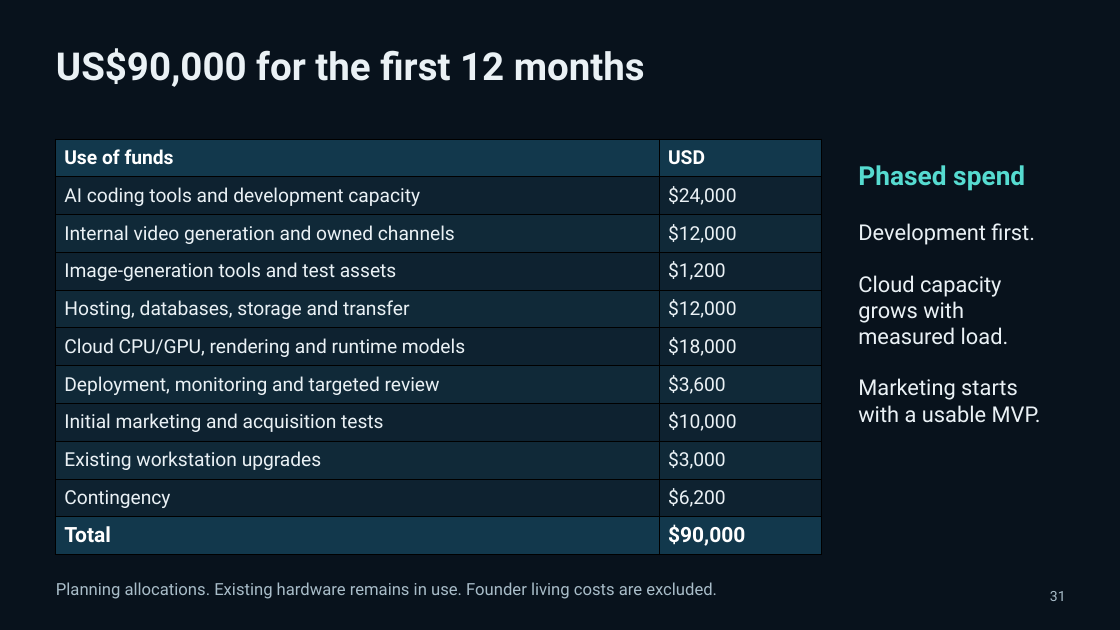
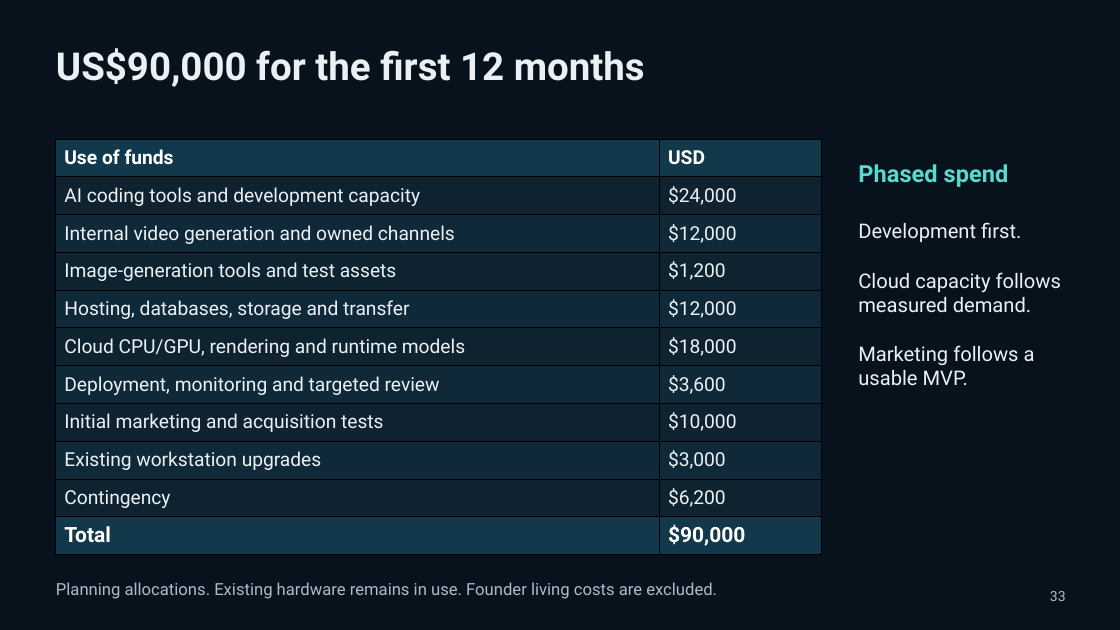
Before and after one commit to pavlichuckcrypt-maker/Vantemio, a slide deck: slide 33 of docs/pitch/Vantemio_Presentation_2026-10-05.pptx (slide 31 before the commit). Drawn at 1120x630 pixels with LibreOffice and Linux fonts; fonts in the diff are those of the drawing. Boxes give left, top, right and bottom in pixels: in the first picture for what was removed or moved away, otherwise in the second. Text is boxed around its words. In the diff, an @@ line names an element or a change of style, - is before the commit and + after.

Commit message:
Update pitch with local AI roles and cloud inference cost target
Add two slides describing Station-owned local AI routing and model responsibilities. State the 70–80% cloud inference reduction as an unvalidated planning target, with external generation and hardware costs accounted for separately.

```diff
--- a/docs/pitch/Vantemio_Presentation_2026-10-05.pptx
+++ b/docs/pitch/Vantemio_Presentation_2026-10-05.pptx
@@ text "Phased spend" at [858, 164, 1009, 187]: size 22.5 to 20.2 pt @@
@@ text at [858, 222, 1021, 242]: size 18.8 to 17.2 pt in "Development first." @@
@@ text at [858, 272, 1061, 385]: text changed; size 18.8 to 17.2 pt @@
-Cloud capacity grows with measured load.
-Marketing starts with a usable MVP.
+Cloud capacity follows measured demand.
+Marketing follows a usable MVP.
@@ text at [1050, 591, 1066, 601]: text changed @@
-31
+33
```
Also in this commit, not shown: 23 other slides changed, 2 slides added, 2 other files.
